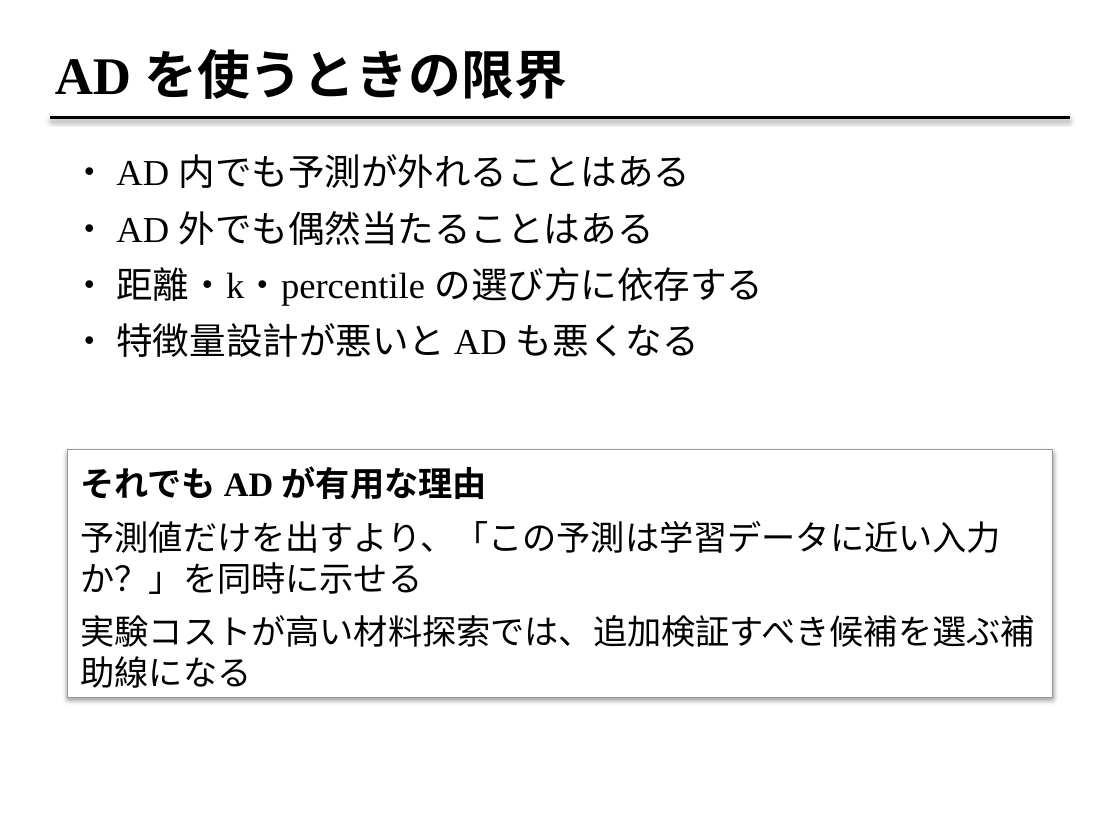
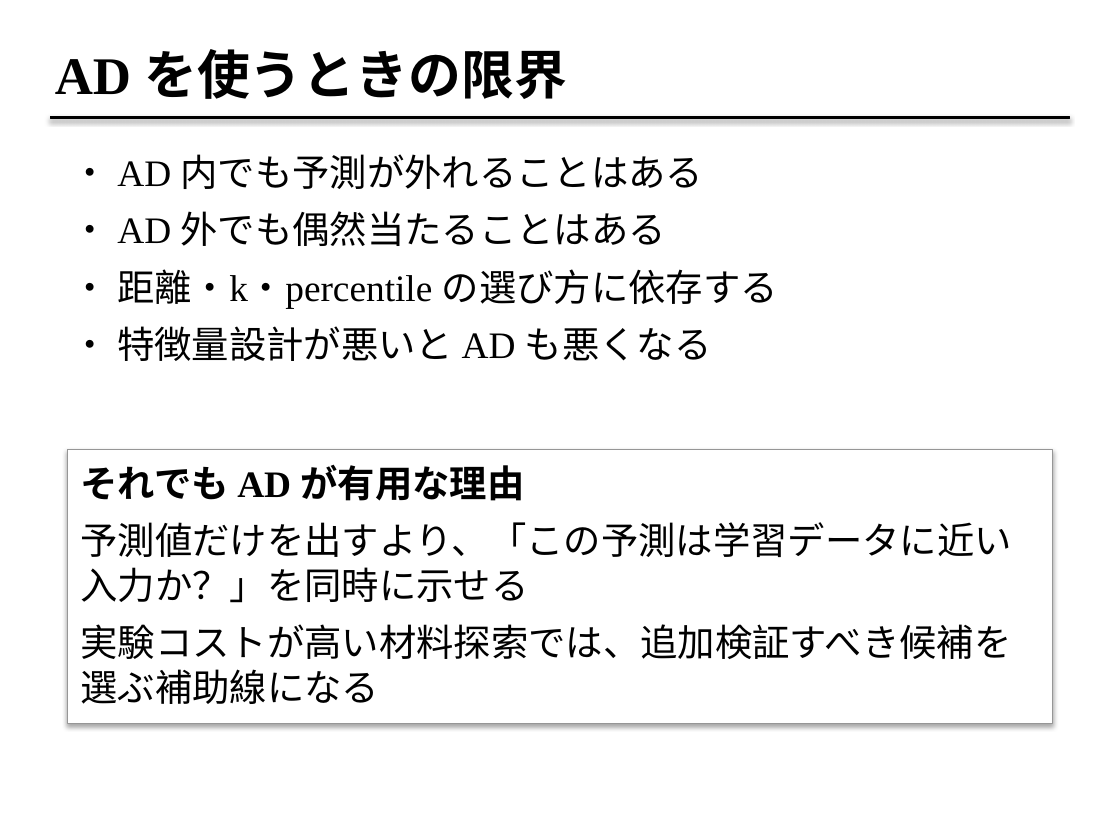
Before and after one commit to fukumoto-riku/python_seminar, a slide deck: slide 27 of 第7回/applicability-domain_2026_07_07.pptx. Drawn at 1120x840 pixels with LibreOffice and Linux fonts; fonts in the diff are those of the drawing. Boxes give left, top, right and bottom in pixels: in the first picture for what was removed or moved away, otherwise in the second. Text is boxed around its words. In the diff, an @@ line names an element or a change of style, - is before the commit and + after.

```diff
--- a/第7回/applicability-domain_2026_07_07.pptx
+++ b/第7回/applicability-domain_2026_07_07.pptx
@@ text "・ AD 内でも予測が外れることはある" at [72,154,778,361]: size 23.5 to 24 pt @@
@@ rectangle: place and size @@
-rectangle at [67,449,1053,697]
+rectangle at [67,449,1053,724]
@@ text "それでも AD が有用な理由" at [81,464,1012,704]: size 22 to 24 pt @@
```
Also in this commit, not shown: 11 other slides changed, 2 other files.
